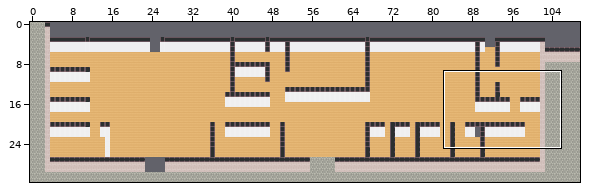
One commit to this Tiled map (JSON): map.tmj. Above, an overview of the earlier version with the close-up marked.
Close-up. Before the edit:
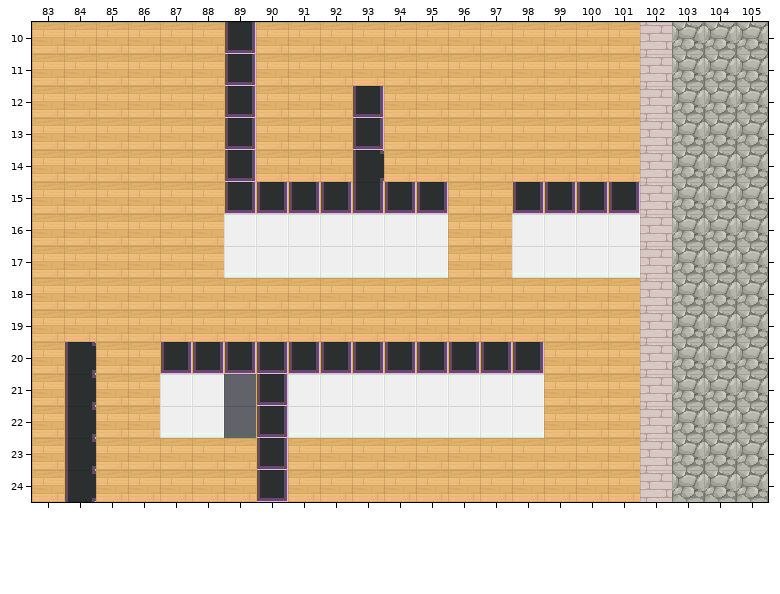
Cells are 32x32 px. Shown: x 83..105, y 10..24. The commit also changed other parts of the map, which this record leaves out.
Once edited:
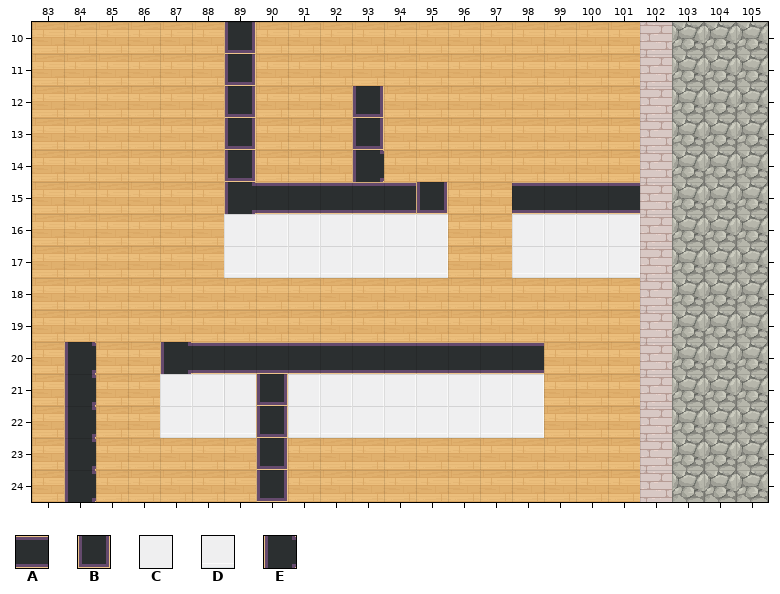
Key: from "Chunk 1": A 4, B 8, C 9, D 12, E 19.
_ is an empty cell.
The exact change:
{"where": "layer \"walls/walls1\""}
{"y":15,"x":89,"old":"BBBBBB","new":"EAAAAA"}
{"y":15,"x":98,"old":"BBBB","new":"AAAA"}
{"y":20,"x":87,"old":"BBBBBBBBBBBB","new":"EAAAAAAAAAAA"}
{"y":21,"x":89,"old":"_","new":"C"}
{"y":22,"x":89,"old":"_","new":"D"}
{"label":"changed","picture_box":[225,182,416,214]}
{"label":"changed","picture_box":[512,182,640,213]}
{"label":"changed","picture_box":[161,342,544,438]}
